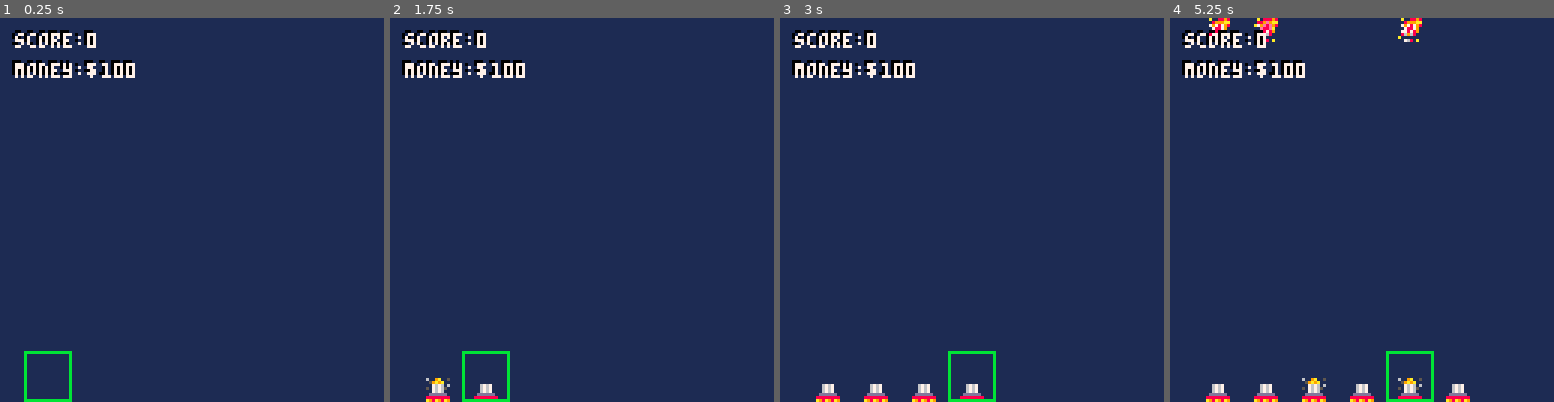
Above: before the commit, frames 1-4 (left to right).
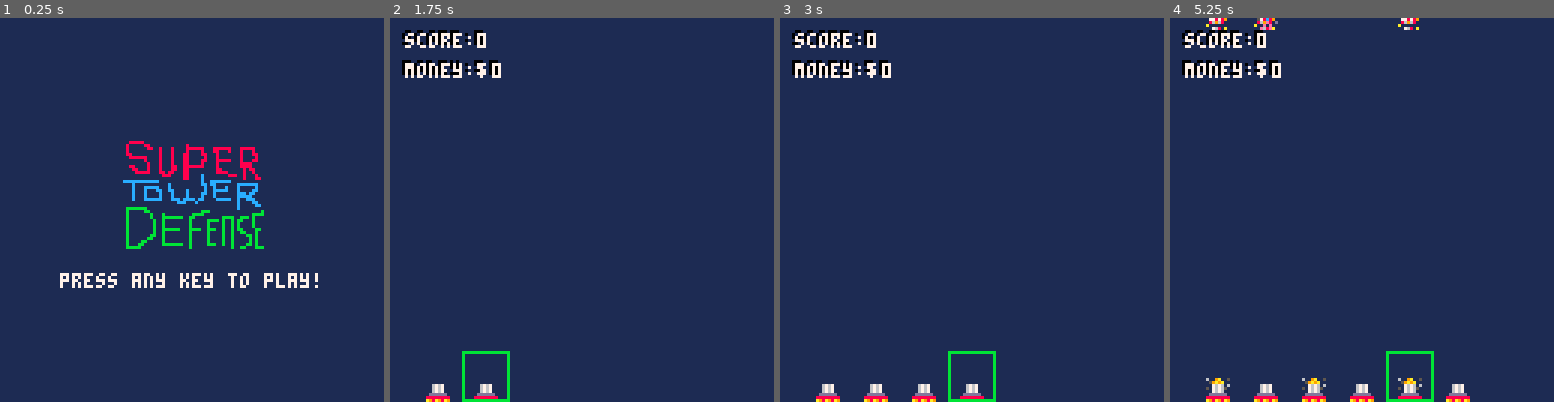
Above: after the commit, the same moments.

Repository: elennick/ggo25
Game: PICO-8 cartridge ggo25.p8
The game is run twice, just before and just after one commit, with the same random seed, the same clock (stepped at 60 frames per second) and the same inputs.
Inputs:
- Up to frame 1 (0.25 s): no input
- Up to frame 2 (1.75 s): tap X (X key) at 0.33, 1.07 s; tap O (Z key) at 0.7, 1.7 s; hold Right from 1.6 s (still down)
- Up to frame 3 (3 s): tap X (X key) at 1.85, 2.97 s; release Right at 2.1 s; tap O (Z key) at 2.1, 2.5, 2.9 s; hold Up 2.15-2.42 s; hold Right from 2.47 s (still down)
- Up to frame 4 (5.25 s): release Right at 3.03 s; hold Left 3.08-3.58 s; tap O (Z key) every 0.4 s from 3.3 to 4.9 s; hold Down 3.63-3.97 s; hold Right 4.02-4.68 s; tap X (X key) at 4.08, 5.2 s; hold Up 4.73-5.03 s; hold Left from 5.08 s (still down)

The runs differ from the first frame. In frame 1, 5.9% of the frame differs, in the area x 3-83%, y 3-100%; in frame 2, 0.5%; in frame 3, 0.4%; in frame 4, 1.0%.

Commit message:
added support for swapping between screens

Diff:
--- a/ggo25.p8
+++ b/ggo25.p8
@@ -27,20 +27,39 @@
   init_twr_types()
   init_levels()
 
-  game.fsls = 0 //frames since last enemy spawn
-  game.sr = 100 //enemy spawn rate in frames
-  game.sn = 5   //number of enemies per spawn
-  game.score = 0
-  game.money = 0
   game.curlvl = nil
+  game.curscreen = nil
 
   load_level(1)
+  show_screen("title")
 end
 
 function _update()
 		frm += 1
   sec = flr(time())
 
+  if game.curscreen == "title" then
+    update_title_screen()
+  elseif game.curscreen == "intro" then
+    update_intro_screen()
+  else
+    update_game_screen()
+  end
+end
+
+function update_title_screen()
+  if btnp() > 0 then
+    game.curscreen = "intro"
+  end
+end
+
+function update_intro_screen()
+  if btnp() > 0 then
+    game.curscreen = "game"
+  end
+end
+
+function update_game_screen()
   game.fsls += 1
   if game.fsls > game.sr then
   		for i=1,game.sn do
@@ -72,6 +91,16 @@
 function _draw()
   cls(1)
 
+  if game.curscreen == "title" then
+    draw_title_screen()
+  elseif game.curscreen == "intro" then
+    draw_intro_screen()
+  else
+    draw_game_screen()
+  end
+end
+
+function draw_game_screen()
   line(0,0,0,127,1)
   line(127,0,127,127,1)
 
@@ -134,11 +163,48 @@
   		print("frm: ", 10, 20, 7)
   		print(frm, 28, 20, 7)
   end
+
+  //check win condition
+  if game.curlvl.fc(game) then
+    local nxt_lvl = game.curlvl.num + 1
+    load_level(nxt_lvl)
+    show_screen("intro")
+  end
+end
+
+function draw_intro_screen()
+  print(game.curlvl.name, 50, 30, 7)
+  print(game.curlvl.desc, 30, 50, 7)
+end
+
+function draw_title_screen()
+  spr(10, 40, 40, 6, 5)
+  print("press any key to play!", 20, 85, 7)
+end
+
+function reset_level()
+  game.fsls = 0 //frames since last enemy spawn
+  game.sr = 100 //enemy spawn rate in frames
+  game.sn = 5   //number of enemies per spawn
+  game.score = 0
+  game.money = 0
+end
+
+function show_screen(s)
+  //screen types
+  //"title" - title screen
+  //"intro" - level intro
+  //"game" - gameplay
+  game.curscreen = s
 end
 
 function load_level(l)
+  nmes = {}
+  twrs = {}
+  hits = {}
+  reset_level()
   game.curlvl = lvls[l]
-  game.money = lvls[l].money
+  //game.money = lvls[l].money
 end
 
 function get_random_etype()
@@ -344,33 +410,81 @@
 
 function init_levels()
   local l1 = {}
+  l1.num = 1
   l1.money = 100
   l1.nmes = { "mech", "buggy" }
   l1.twrs = { "gatling" }
+  l1.name = "level 1"
+  l1.desc = "this is the first\nlevel!"
+  l1.fc = function(game)
+    return game.score >= 100
+  end
   add(lvls, l1)
-end
-…(25 lines of a section not shown)…
+
+  local l2 = {}
+  l2.num = 2
+  l2.money = 150
+  l2.nmes = { "tank" }
+  l2.twrs = { "laser" }
+  l2.name = "level 2"
+  l2.desc = "this is the second\nlevel!"
+  l2.fc = function(game)
+    return game.score >= 100
+  end
+  add(lvls, l2)
+
+  local l3 = {}
+  l3.num = 3
+  l3.money = 250
+  l3.nmes = { "droid", "mech" }
+  l3.twrs = { "gatling" }
+  l3.name = "level 3"
+  l3.desc = "yadda yadda"
+  l3.fc = function(game)
+    return game.score >= 100
+  end
+  add(lvls, l3)
+end
+…(43 lines of a section not shown)…
Not shown, changed: 41 lines of the sprite sheet (__gfx__) section of ggo25.p8
Not shown, changed: the music (__music__) section of ggo25.p8
Not shown, changed: the sound effects (__sfx__) section of ggo25.p8
